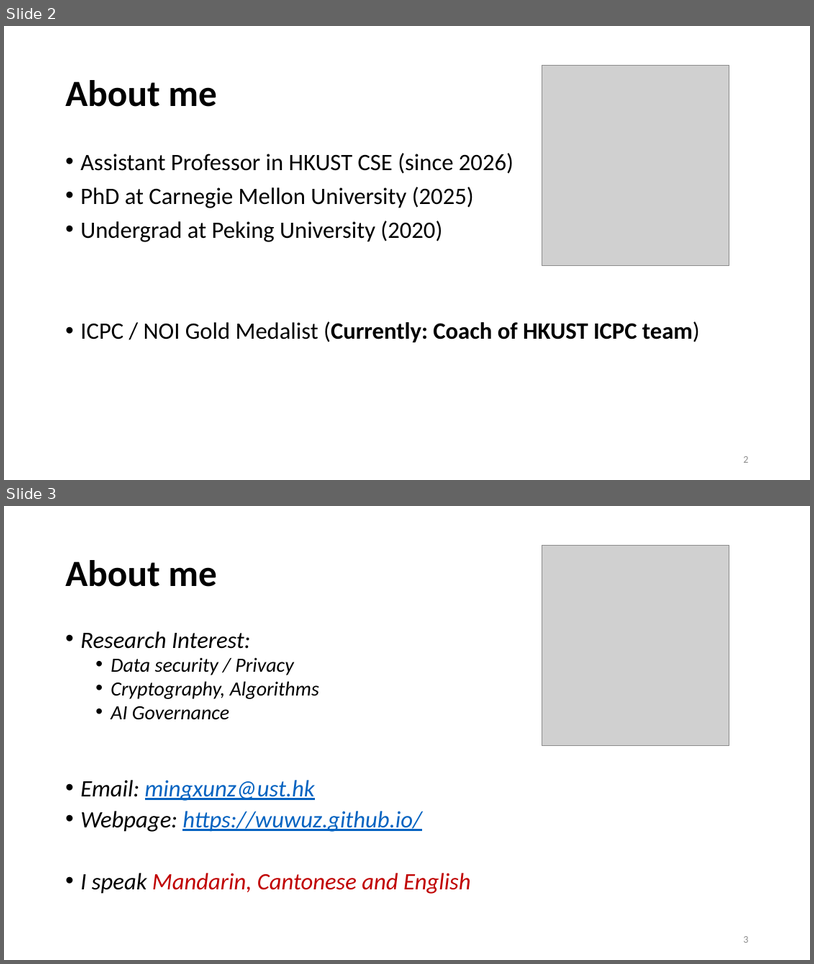
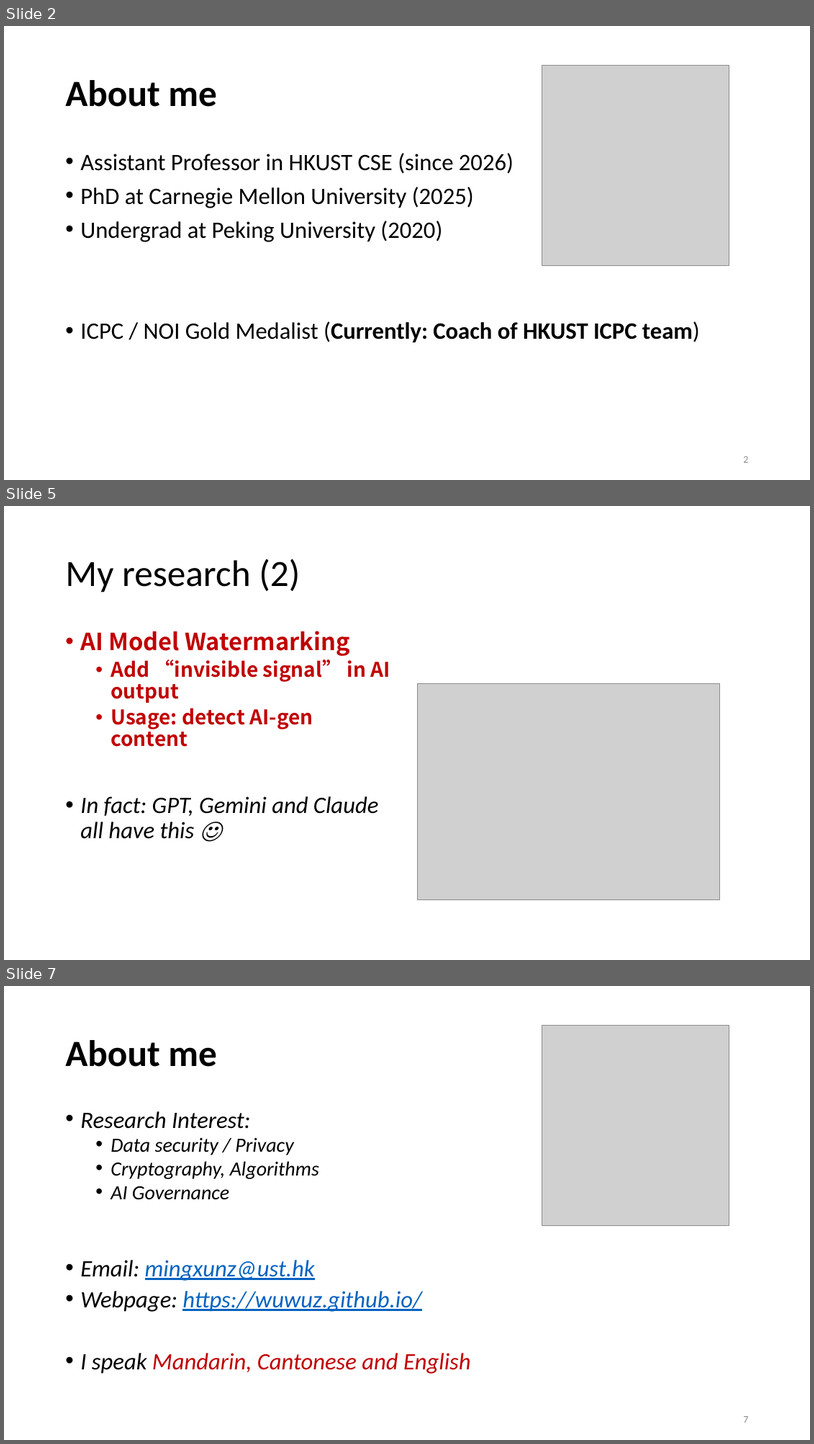
Before and after one commit to wuwuz/wuwuz.github.io, a slide deck: COMP2711/Materials/L00-Intro.pptx. Shown one above the other, each under a label of ours: slides 2 and 3 before the commit, slides 2, 5 and 7 after it; the slides between them are not shown. The pictures are 814x964 and 814x1444 pixels, drawn with LibreOffice and Linux fonts; fonts in the diff are those of the drawing; grey boxes stand for pictures. Boxes give left, top, right and bottom in pixels: in the first picture for what was removed or moved away, otherwise in the second. Text is boxed around its words. In the diff, an @@ line names an element or a change of style, - is before the commit and + after.

```diff
--- a/COMP2711/Materials/L00-Intro.pptx
+++ b/COMP2711/Materials/L00-Intro.pptx
@@ slide 5 added at (4, 506, 810, 960), background #FFFFFF @@
@@ title added at (65, 559, 300, 592), 44 pt, text #000000 @@
+My research (2)
@@ text added at (80, 631, 390, 839), 28 pt, text #C00000, bold @@
+• AI Model Watermarking
+  • Add “invisible signal” in AI output
+  • Usage: detect AI-gen content
+• In fact: GPT, Gemini and Claude all have this ☺
@@ picture added at (418, 683, 720, 900) @@
@@ what was slide 3 is now slide 7 @@
@@ page number at (743, 1416, 748, 1422): text changed @@
-3
+7
```
Also in this commit, not shown: 3 slides changed, 4 other slides added.
